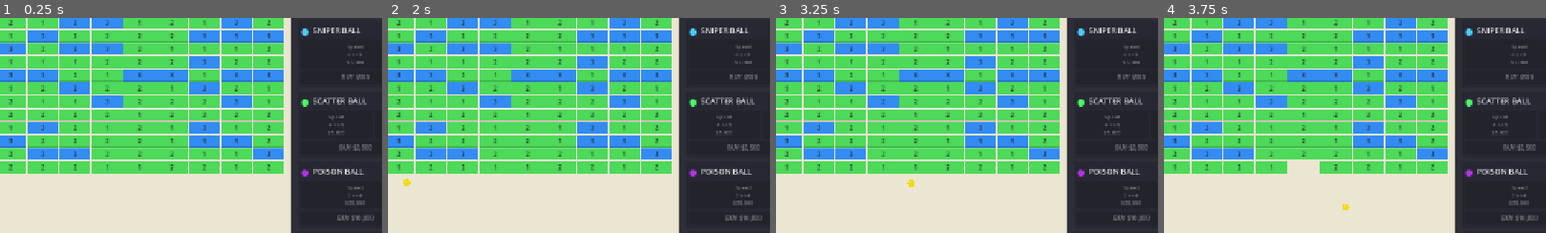
Above: before the commit, frames 1-4 (left to right).
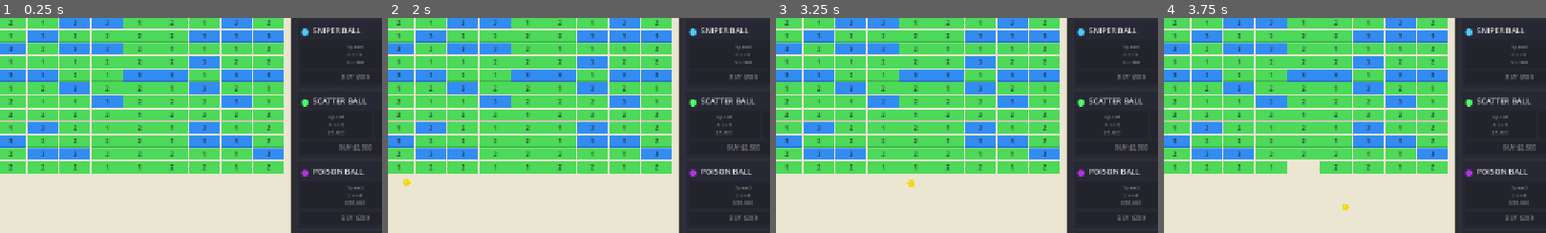
Above: after the commit, the same moments.

Repository: Tortiz-CSUF/idle-breakout
Game: Godot game, scene res://scenes/game.tscn
Same seed, same stepped clock (60 frames per second), same inputs: the game is played once before the commit and once after it.
Inputs (mouse positions are % of the whole screen's width and height, from its top left):
- Up to frame 1 (0.25 s): no input
- Up to frame 2 (2 s): move the mouse to (72, 45) at 0.52 s; click (72, 45) at 0.67 s; tap Enter at 1.25 s; move the mouse to (30, 55) at 1.27 s; click (30, 55) at 1.42 s
- Up to frame 3 (3.25 s): tap Space at 2 s; move the mouse to (60, 28) at 2.02 s; click (60, 28) at 2.17 s; tap Enter at 2.75 s; move the mouse to (45, 70) at 2.77 s; click (45, 70) at 2.92 s
- Up to frame 4 (3.75 s): move the mouse to (80, 65) at 3.52 s; click (80, 65) at 3.67 s
The pictures show only the part of the screen within x 31-81%, y 50-100%; the shares and areas given below are measured in that part.

The runs differ from the first frame. In frame 1, 0.1% of the frame differs, in the area x 88-98%, y 91-95%; in frame 2, 0.1%; in frame 3, 0.1%; in frame 4, 0.1%.

Commit message:
idle_breakout_poison_ball_5

Diff:
--- a/scripts/game_data.gd
+++ b/scripts/game_data.gd
@@ -74,7 +74,7 @@
 		"plasma": 100,
 		"sniper": 500,
 		"scatter": 2500,
-		"poison": 10000,
+		"poison": 200,#10000,
 		"cannon": 50000,
 	}
 	var count = ball_counts.get(type, 0)
